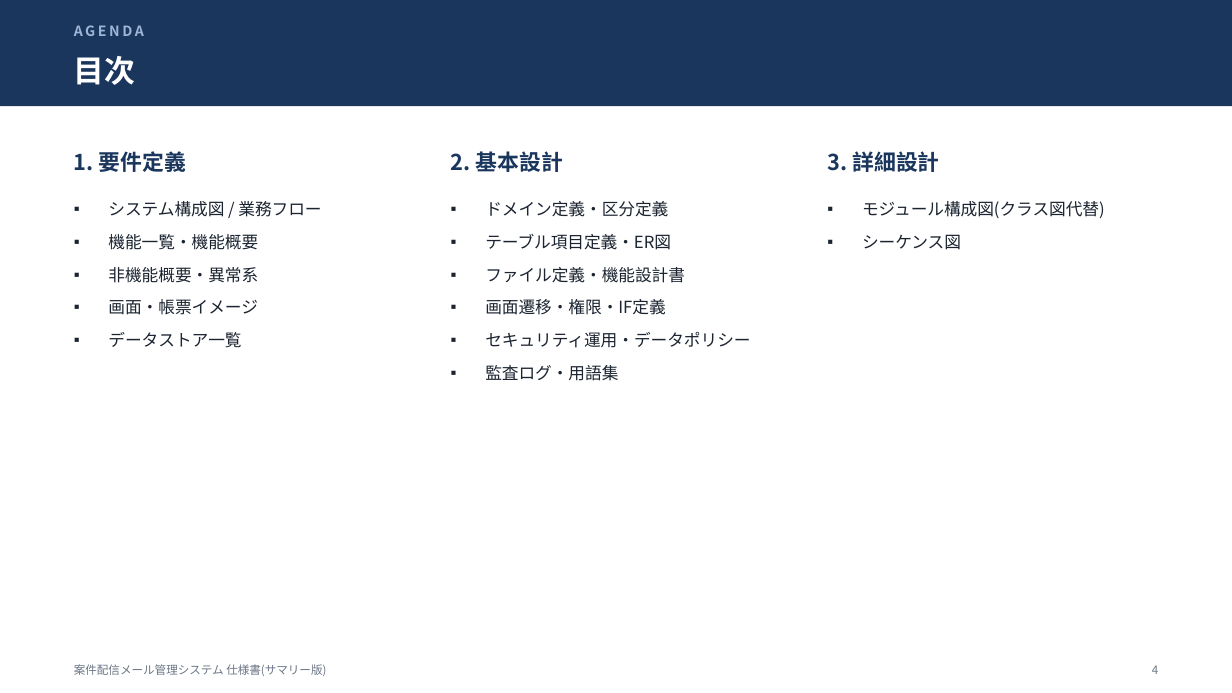
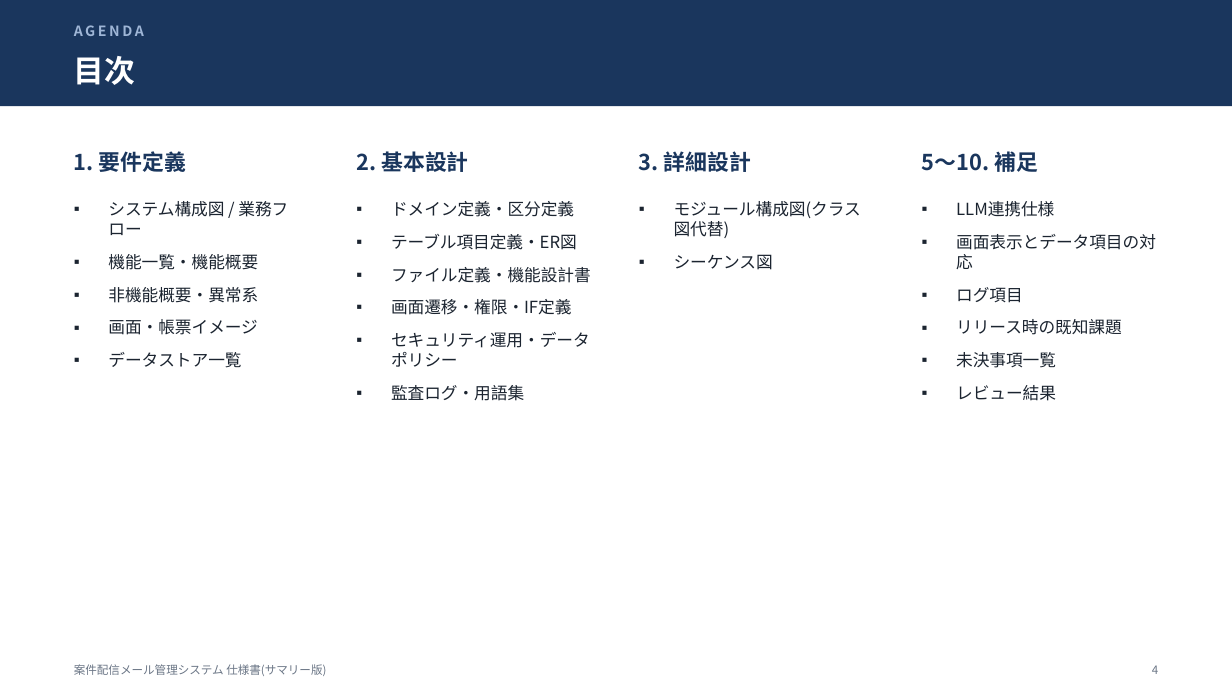
Before and after one commit to Semba1008/mail, a slide deck: slide 4 of docs/仕様書_サマリー.pptx. Drawn at 1232x693 pixels with LibreOffice and Linux fonts; fonts in the diff are those of the drawing. Boxes give left, top, right and bottom in pixels: in the first picture for what was removed or moved away, otherwise in the second. Text is boxed around its words. In the diff, an @@ line names an element or a change of style, - is before the commit and + after.

Commit message:
CSV自動書き出し機能(保存先フォルダ設定・前月分自動書き出し・通知)を追加し、設計書・仕様書・mdドキュメントに反映

```diff
--- a/docs/仕様書_サマリー.pptx
+++ b/docs/仕様書_サマリー.pptx
@@ text "2. 基本設計": place and size @@
-text "2. 基本設計" at bbox=[451, 151, 563, 172]
+text "2. 基本設計" at bbox=[356, 151, 468, 172]
@@ text "3. 詳細設計": place and size @@
-text "3. 詳細設計" at bbox=[827, 151, 939, 172]
+text "3. 詳細設計" at bbox=[639, 151, 751, 172]
@@ text added at bbox=[922, 151, 1038, 172], 17 pt, text #1A365D, bold @@
+5〜10. 補足
@@ text "システム構成図 / 業務フロー" rewrapped from bbox=[108, 201, 321, 348] to bbox=[108, 201, 288, 368] @@
@@ text "ドメイン定義・区分定義" rewrapped from bbox=[485, 201, 750, 381] to bbox=[391, 201, 591, 401] @@
@@ text "モジュール構成図(クラス図代替)" rewrapped from bbox=[862, 201, 1105, 250] to bbox=[674, 201, 861, 270] @@
@@ text added at bbox=[956, 201, 1156, 401], 13 pt, text #1B2430 @@
+▪ LLM連携仕様
+▪ 画面表示とデータ項目の対応
+▪ ログ項目
+▪ リリース時の既知課題
+▪ 未決事項一覧
+▪ レビュー結果
```
Also in this commit, not shown: 26 other slides changed, 11 slides added, 13 other files.
